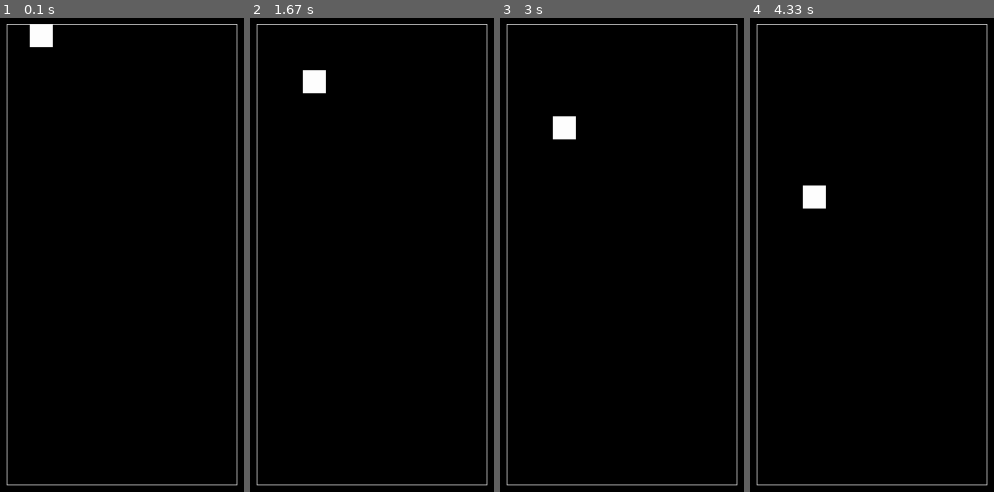
Above: before the commit, frames 1-4 (left to right).
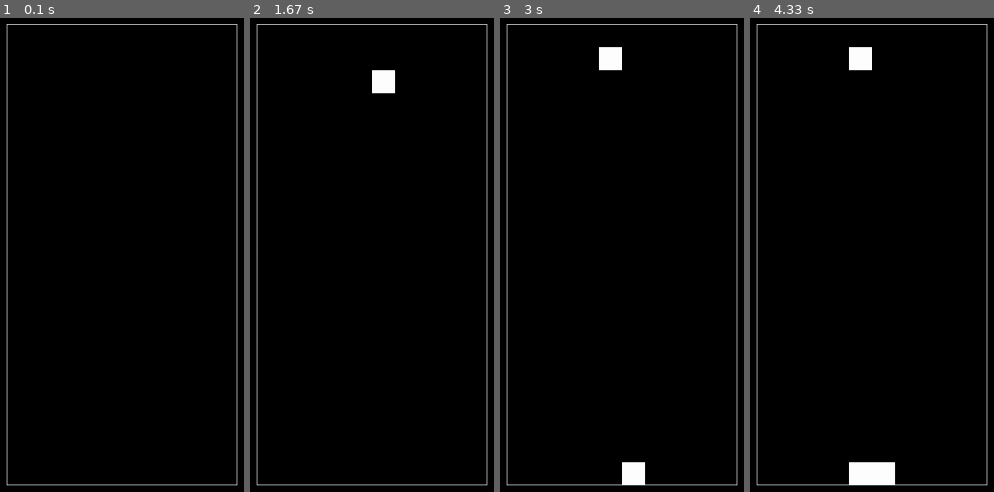
Above: after the commit, the same moments.

Repository: funa4i/pygame_tetris
Game: pygame game, started from main.py
Same seed, same stepped clock (60 frames per second), same inputs: the game is played once before the commit and once after it.
Inputs:
- Up to frame 1 (0.1 s): no input
- Up to frame 2 (1.67 s): hold D 0.33-0.8 s; hold D 0.83-1.3 s; hold A from 1.33 s (still down)
- Up to frame 3 (3 s): release A at 1.87 s; hold S 1.9-2.2 s; hold A 2.23-2.63 s; hold D from 2.67 s (still down)
- Up to frame 4 (4.33 s): release D at 3.3 s; hold S 3.33-3.7 s; hold A 3.73-4.2 s; hold D from 4.23 s (still down)

The runs differ from the first frame. In frame 1, 0.5% of the frame differs, in the area x 11-22%, y 1-7%; in frame 2, 1.0%; in frame 3, 1.4%; in frame 4, 1.9%, in the area x 21-60%, y 6-99%.

Commit message:
nor_com_del_branch

Diff:
--- a/main.py
+++ b/main.py
@@ -6,55 +6,89 @@
 x_col = 10
 y_col = 20
 fps = 60
-pos_y_global = 30
-pos_x_global = 285
+pos_y_global = 0
+flag = True
 
 
 class PlacePlay:
-    # создание поля
     def __init__(self):
         self.pole = np.zeros((20, 10), dtype=np.int16)
-        self.pos_y = pos_y_global
-        self.pos_x = pos_x_global
+        self.x = 4
+        self.y = 0
+
 
     def render(self):
         pygame.draw.rect(screen, (255, 255, 255),
                          (250, 35, 350, 700), 1)
+        for i in range(20):
+            for j in range(10):
+                if self.pole[i][j] == 1:
+                    pygame.draw.rect(screen, (255, 255, 255),
+                                     (250 + j * 35, 35 + i * 35, 35, 35))
 
-    def drop_item(self):
-        if pos_y_global % 35 == 0:
-            self.pos_y = pos_y_global
-        pygame.draw.rect(screen, (255, 255, 255),
-                         (self.pos_x, self.pos_y, 35, 35))
+
+    def spawn_figure(self, num=0):
+        global flag, pos_y_global
+        self.x = 4
+        self.y = 0
+        self.pole[self.y][self.x] = 1
+        flag = True
+        pos_y_global = 0
+
+    def drop_item(self, x_change=0, y_change=1):
+        self.pole[self.y][self.x] = 0
+        if self.y != 19:
+            self.y += y_change
+            print(self.y)
+        self.x += x_change
+        self.pole[self.y][self.x] = 1
+
+class Kub:
+    def __init__(self):
+        self.nachaln_cord = [[0, 4], [0, 5], [1, 4], [1, 5]] # Не изменяять не прикаком уловии
+        self.cord = [[0, 4], [0, 5], [1, 4], [1, 5]]
+
+    def lowest_cord(self):
+        g = set()
+        for i in self.cord:
+            g.add(i[-1])
+        g = min(list(g))
+        return g
+
 
 
 clock = pygame.time.Clock()
 running = True
 play = PlacePlay()
-flag = True
 while running:
     for event in pygame.event.get():
         if event.type == pygame.QUIT:
             running = False
-        if event.type == pygame.K_a:
-            play.pos_x -= 36
         if event.type == pygame.KEYDOWN:
             if flag:
                 if event.key == pygame.K_a:
-                    if play.pos_x != 250:
-                        play.pos_x -= 35
+                    if play.x != 0:
+                        play.drop_item(-1, 0)
                 if event.key == pygame.K_d:
-                    if play.pos_x != 565:
-                        play.pos_x += 35
+                    if play.x != 9:
+                        play.drop_item(1, 0)
+                if event.key == pygame.K_s:
+                    h = 19 - play.y
+                    play.drop_item(0, h)
+                    play.spawn_figure()
     screen.fill((0, 0, 0))
     play.render()
-    play.drop_item()
     pygame.display.flip()
-    if pos_y_global < 720:
+    if pos_y_global < 755:
         pos_y_global += 100 // fps
+        if pos_y_global % 35 == 0:
+            print(pos_y_global)
+            play.drop_item(0, 1)
     else:
         flag = False
+        play.spawn_figure()
     clock.tick(fps)
+
     pygame.display.flip()
 if __name__ == '__main__':
     pygame.init()
